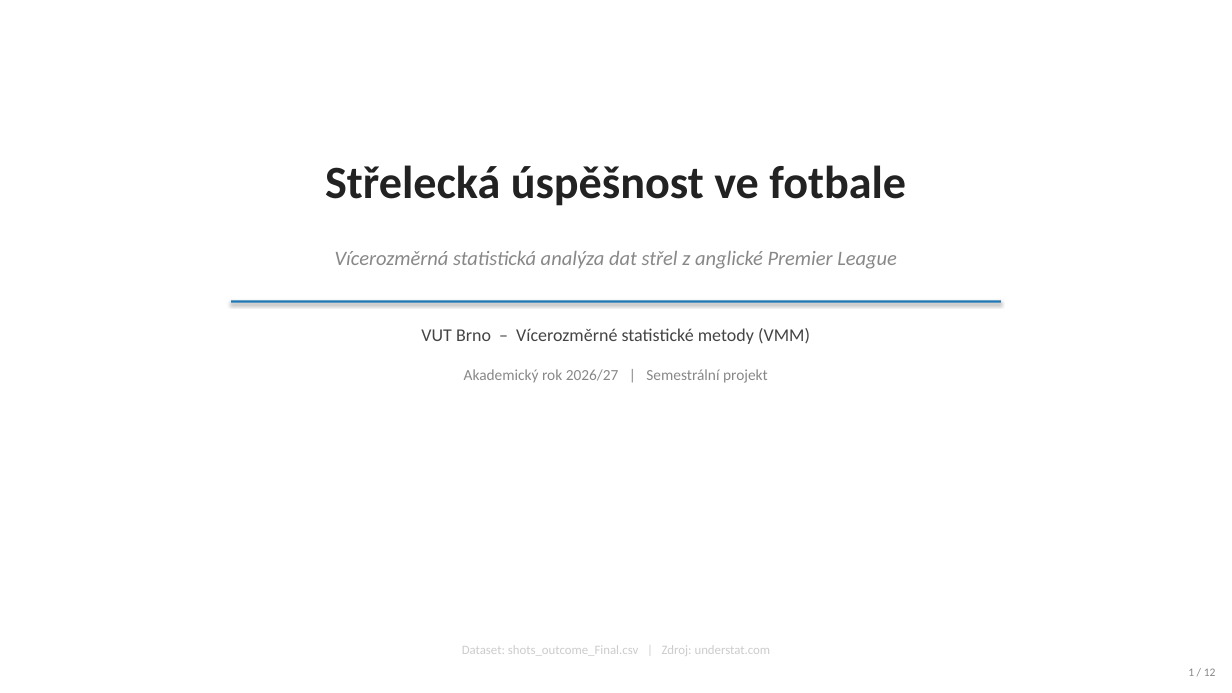
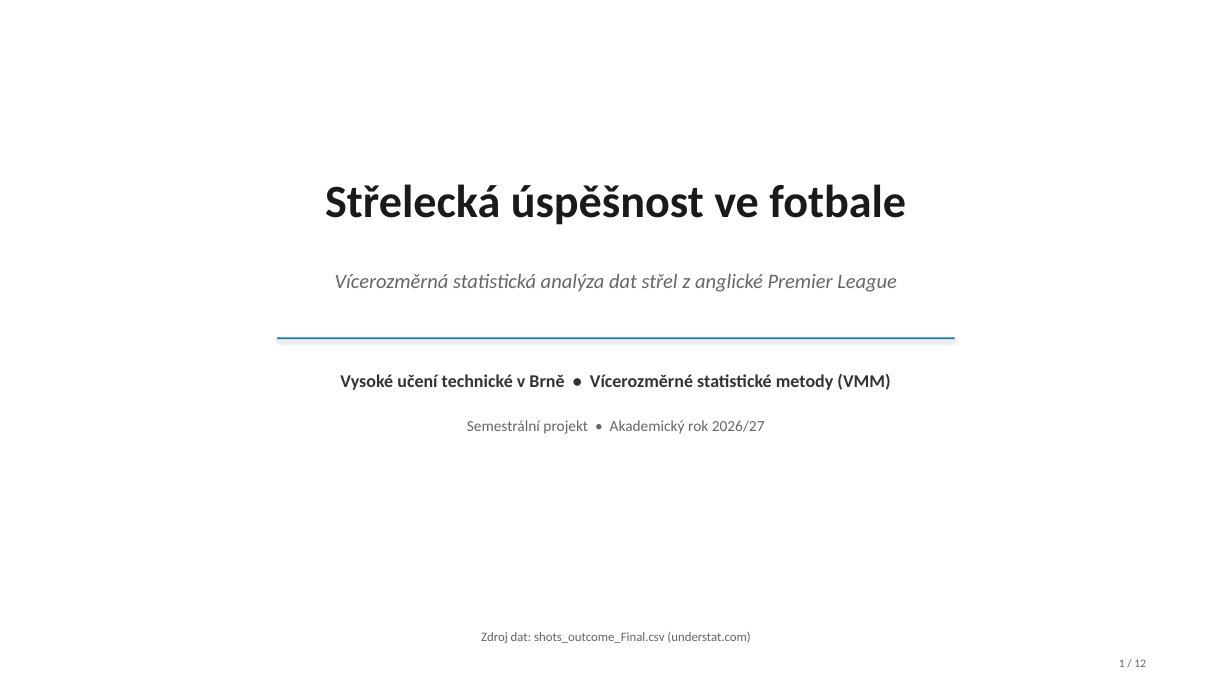
Before and after one commit to jkrejcikova/VMM_project_02, a slide deck: slide 1 of prezentace/prezentace_strelecka_uspesnost.pptx. Drawn at 1232x693 pixels with LibreOffice and Linux fonts; fonts in the diff are those of the drawing. Boxes give left, top, right and bottom in pixels: in the first picture for what was removed or moved away, otherwise in the second. Text is boxed around its words. In the diff, an @@ line names an element or a change of style, - is before the commit and + after.

```diff
--- a/prezentace/prezentace_strelecka_uspesnost.pptx
+++ b/prezentace/prezentace_strelecka_uspesnost.pptx
@@ text "Střelecká úspěšnost ve fotbale": place and size @@
-text "Střelecká úspěšnost ve fotbale" at bbox=[325, 165, 906, 206]
+text "Střelecká úspěšnost ve fotbale" at bbox=[325, 184, 906, 225]
@@ text "Střelecká úspěšnost ve fotbale" at bbox=[325, 184, 906, 225]: text colour #222222 to #1A1A1A @@
@@ text "Vícerozměrná statistická analýza dat střel ...": place and size @@
-text "Vícerozměrná statistická analýza dat střel ..." at bbox=[335, 251, 897, 269]
+text "Vícerozměrná statistická analýza dat střel ..." at bbox=[335, 274, 897, 292]
@@ text "Vícerozměrná statistická analýza dat střel ..." at bbox=[335, 274, 897, 292]: text colour #888888 to #666666 @@
@@ rectangle: place and size @@
-rectangle at bbox=[231, 300, 1001, 303]
+rectangle at bbox=[277, 337, 955, 339]
@@ text at bbox=[340, 374, 890, 390]: text changed; text colour #444444 to #333333; bold on @@
-VUT Brno – Vícerozměrné statistické metody (VMM)
+Vysoké učení technické v Brně • Vícerozměrné statistické metody (VMM)
@@ text at bbox=[467, 420, 765, 434]: text changed; text colour #888888 to #666666 @@
-Akademický rok 2026/27 | Semestrální projekt
+Semestrální projekt • Akademický rok 2026/27
@@ text at bbox=[481, 632, 750, 643]: text changed; text colour #CCCCCC to #666666 @@
-Dataset: shots_outcome_Final.csv | Zdroj: understat.com
+Zdroj dat: shots_outcome_Final.csv (understat.com)
@@ text "1 / 12" at bbox=[1119, 659, 1146, 667]: text colour #888888 to #666666 @@
@@ text "1 / 12": place and size @@
-text "1 / 12" at bbox=[1188, 668, 1216, 676]
+text "1 / 12" at bbox=[1119, 659, 1146, 667]
```
Also in this commit, not shown: 5 other slides changed, 6 slides added, 6 slides removed, 16 other files.
